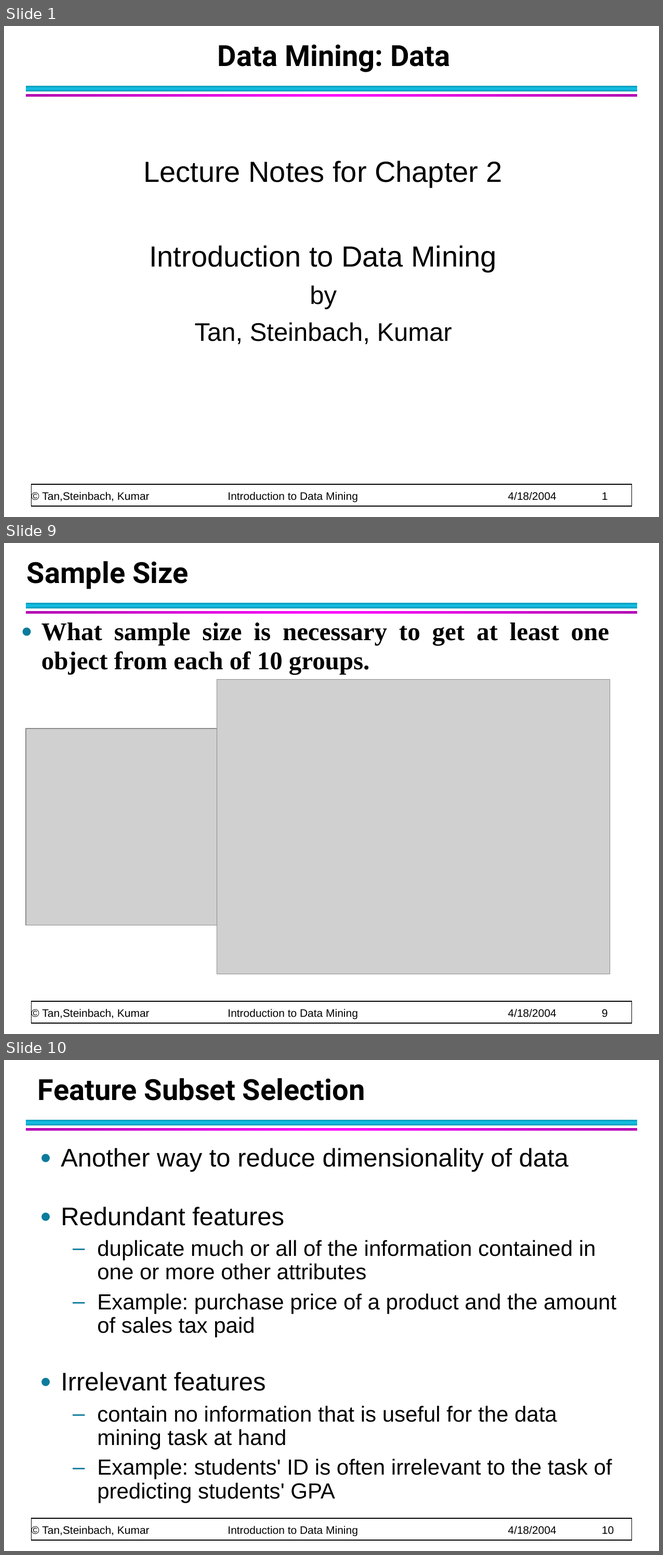
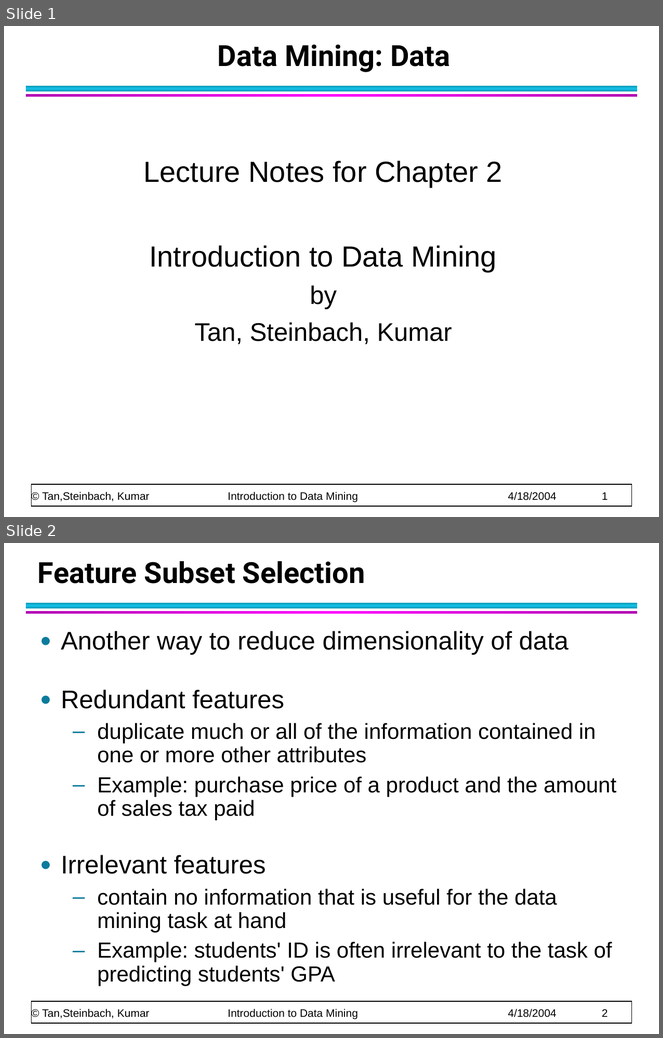
Before and after one commit to CMPT300/CMPT300.github.io, a slide deck: handouts/data/chap2_data_2.ppt. Shown one above the other, each under a label of ours: slides 1, 9 and 10 before the commit, slides 1 and 2 after it; the slides between them are not shown. The pictures are 663x1555 and 663x1038 pixels, drawn with LibreOffice and Linux fonts; fonts in the diff are those of the drawing; grey boxes stand for pictures. Boxes give left, top, right and bottom in pixels: in the first picture for what was removed or moved away, otherwise in the second. Text is boxed around its words. In the diff, an @@ line names an element or a change of style, - is before the commit and + after.

```diff
--- a/handouts/data/chap2_data_2.ppt
+++ b/handouts/data/chap2_data_2.ppt
@@ slide 9 removed at (x1=4, y1=543, x2=659, y2=1034), background #FFFFFF; not listed: 4 template elements that a slide beside it also shows @@
@@ title removed at (x1=27, y1=561, x2=189, y2=589) @@
-Sample Size
@@ text removed at (x1=41, y1=623, x2=609, y2=675) @@
-● What sample size is necessary to get at least one object from each of 10 groups.
@@ picture removed at (x1=217, y1=679, x2=610, y2=974) @@
@@ picture removed at (x1=26, y1=729, x2=250, y2=926) @@
@@ what was slide 10 is now slide 2 @@
@@ text at (x1=42, y1=1009, x2=608, y2=1020): text changed @@
-© Tan,Steinbach, Kumar Introduction to Data Mining 4/18/2004 10
+© Tan,Steinbach, Kumar Introduction to Data Mining 4/18/2004 2
```
Also in this commit, not shown: 1 slide changed, 9 slides added, 7 other slides removed, 2 other files.
